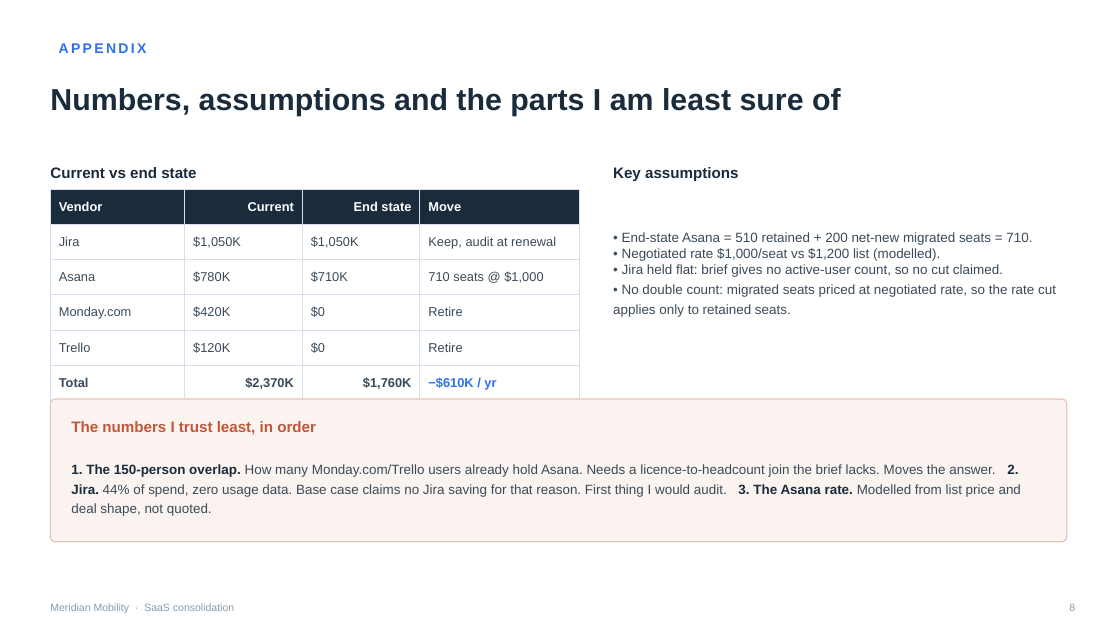
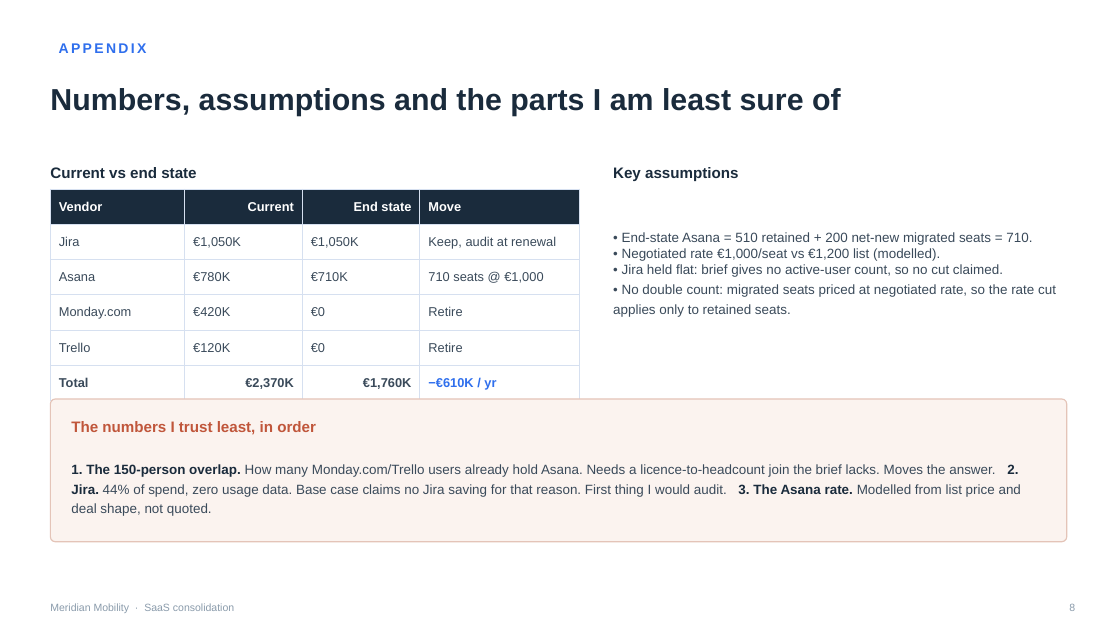
Before and after one commit to ShrutiSMorab/saas-vendor-consolidation-case-study, a slide deck: slide 8 of RECOMMENDATION.pptx. Drawn at 1120x630 pixels with LibreOffice and Linux fonts; fonts in the diff are those of the drawing. Boxes give left, top, right and bottom in pixels: in the first picture for what was removed or moved away, otherwise in the second. Text is boxed around its words. In the diff, an @@ line names an element or a change of style, - is before the commit and + after.

```diff
--- a/RECOMMENDATION.pptx
+++ b/RECOMMENDATION.pptx
@@ table at [50, 189, 580, 394] @@
-row 2, column 2: $1,050K
+row 2, column 2: €1,050K
-row 2, column 3: $1,050K
+row 2, column 3: €1,050K
-row 3: Asana | $780K | $710K | 710 seats @ $1,000
+row 3: Asana | €780K | €710K | 710 seats @ €1,000
-row 4, column 2: $420K
+row 4, column 2: €420K
-row 4, column 3: $0
+row 4, column 3: €0
-row 5, column 2: $120K
+row 5, column 2: €120K
-row 5, column 3: $0
+row 5, column 3: €0
-row 6: Total | $2,370K | $1,760K | −$610K / yr
+row 6: Total | €2,370K | €1,760K | −€610K / yr
@@ text at [613, 232, 1056, 317]: text changed @@
-• End-state Asana = 510 retained + 200 net-new migrated seats = 710.
-• Negotiated rate $1,000/seat vs $1,200 list (modelled).
-• Jira held flat: brief gives no active-user count, so no cut claimed.
-• No double count: migrated seats priced at negotiated rate, so the rate cut applies only to retained seats.
+• End-state Asana = 510 retained + 200 net-new migrated seats = 710.
+• Negotiated rate €1,000/seat vs €1,200 list (modelled).
+• Jira held flat: brief gives no active-user count, so no cut claimed.
+• No double count: migrated seats priced at negotiated rate, so the rate cut applies only to retained seats.
```
Also in this commit, not shown: 4 other slides changed, 14 other files.
